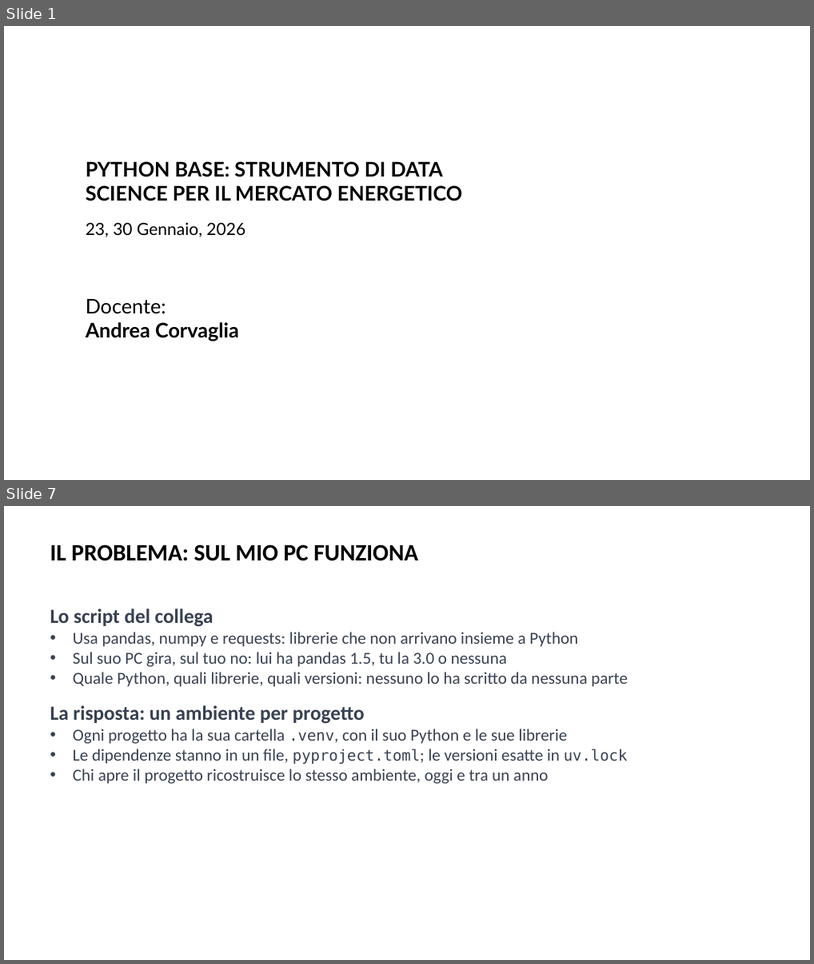
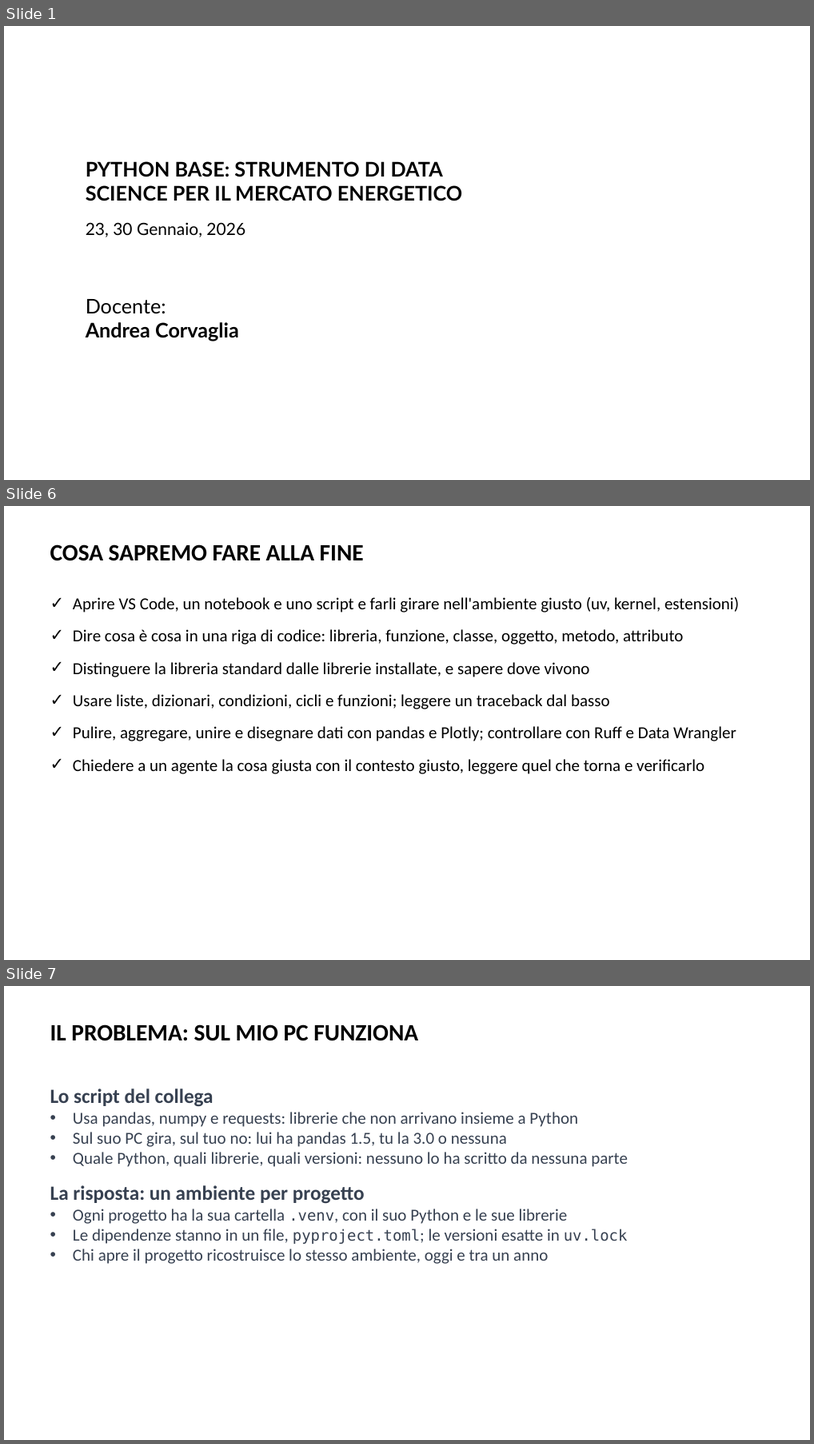
Before and after one commit to AndreaCorvaglia0/python-base-utilities, a slide deck: Slides/Presentazione_python_base.pptx. Shown one above the other, each under a label of ours: slides 1 and 7 before the commit, slides 1, 6 and 7 after it; the slides between them are not shown. The pictures are 814x964 and 814x1444 pixels, drawn with LibreOffice and Linux fonts; fonts in the diff are those of the drawing; background and template pictures are left out. Boxes give left, top, right and bottom in pixels: in the first picture for what was removed or moved away, otherwise in the second. Text is boxed around its words. In the diff, an @@ line names an element or a change of style, - is before the commit and + after.

```diff
--- a/Slides/Presentazione_python_base.pptx
+++ b/Slides/Presentazione_python_base.pptx
@@ slide 6 added at (4,506,810,960), background picture (left out) @@
@@ text added at (50,544,364,561), 28 pt, text #000000, bold @@
+COSA SAPREMO FARE ALLA FINE
@@ text added at (73,597,739,774), 20 pt, text #000000 @@
+✓ Aprire VS Code, un notebook e uno script e farli girare nell'ambiente giusto (uv, kernel, estensioni)
+✓ Dire cosa è cosa in una riga di codice: libreria, funzione, classe, oggetto, metodo, attributo
+✓ Distinguere la libreria standard dalle librerie installate, e sapere dove vivono
+✓ Usare liste, dizionari, condizioni, cicli e funzioni; leggere un traceback dal basso
+✓ Pulire, aggregare, unire e disegnare dati con pandas e Plotly; controllare con Ruff e Data Wrangler
+✓ Chiedere a un agente la cosa giusta con il contesto giusto, leggere quel che torna e verificarlo
```
Also in this commit, not shown: 5 slides changed, 1 other slide added, 7 slides removed, 1 other file.
